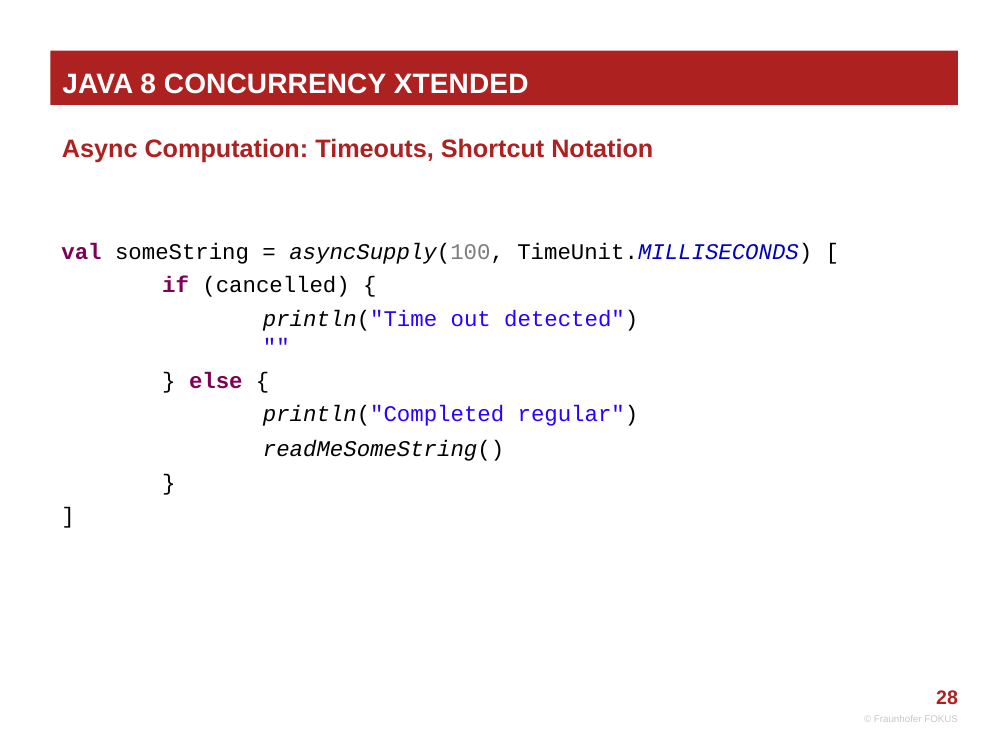
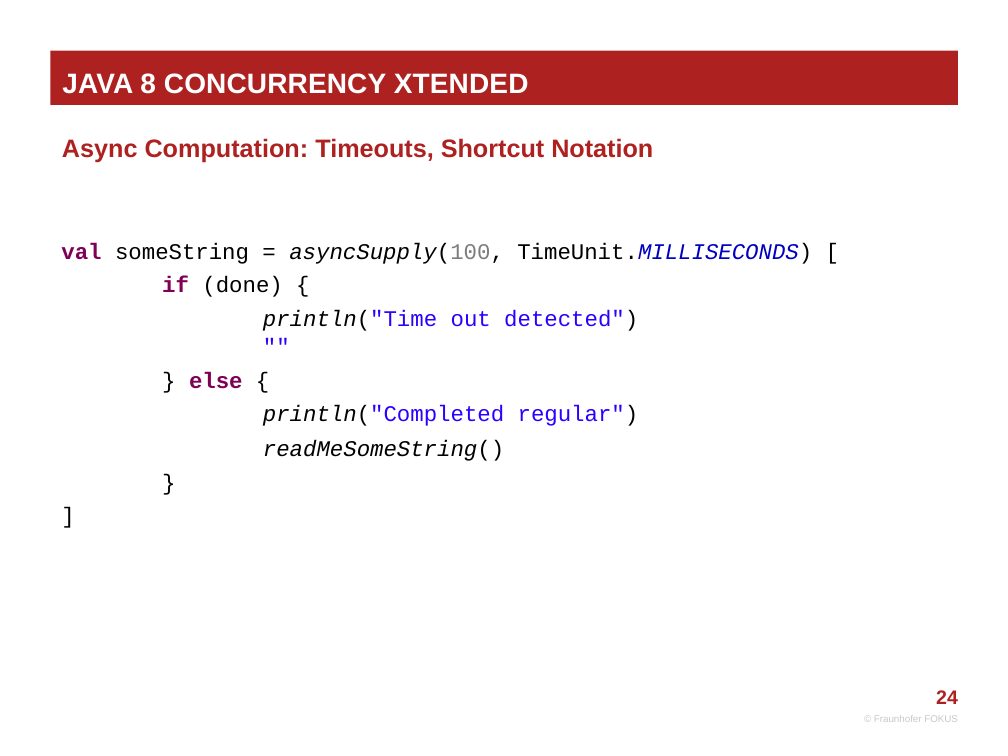
Before and after one commit to fraunhoferfokus/Xtensions, a slide deck: slide 24 of docs/Xtending_Java8_Concurrency.pptx (slide 28 before the commit). Drawn at 1008x756 pixels with LibreOffice and Linux fonts; fonts in the diff are those of the drawing; background and template pictures are left out. Boxes give left, top, right and bottom in pixels: in the first picture for what was removed or moved away, otherwise in the second. Text is boxed around its words. In the diff, an @@ line names an element or a change of style, - is before the commit and + after.

```diff
--- a/docs/Xtending_Java8_Concurrency.pptx
+++ b/docs/Xtending_Java8_Concurrency.pptx
@@ text at (x1=162, y1=276, x2=282, y2=297): text changed @@
-if (cancelled) {
+if (done) {
@@ page number at (x1=936, y1=690, x2=958, y2=704): text changed @@
-28
+24
```
Also in this commit, not shown: 3 other slides changed, 4 slides removed, 21 other files.
